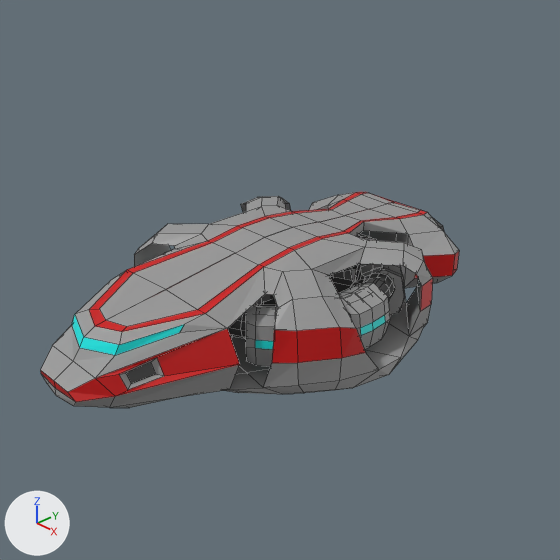
What one commit did to the Blender file models/ships/passenger_transport.blend.
Rendered twice from the file's camera 'Camera'. Lighting does not change. The marker at lower left points along +X, +Y and +Z. Mesh edges are drawn as thin lines.
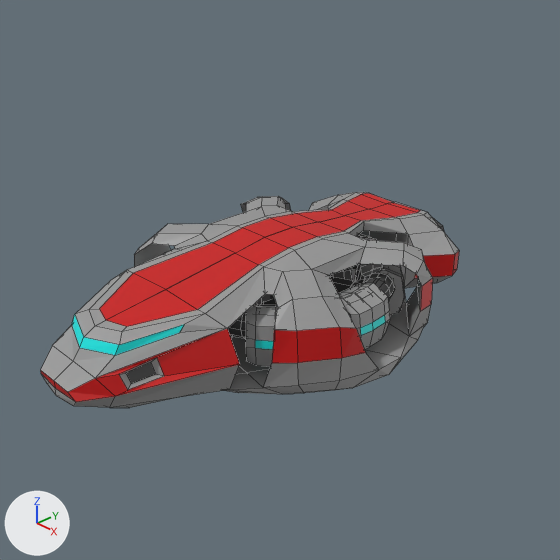
The change, as a list of edits to the scene's bpy script:
```text
Change me_plane:
    where me_plane.from_pydata(...)  # 269 vertices, 233 faces, 1 loose edge; spans x 0.0..1.44, y -2.49..2.07, z -0.68..0.45
    used by ob_plane; location = (0.0, 0.0, 0.0)
    me_plane part 1: all 5 faces centred in x 0.13..0.19, y 0.37..1.7, z 0.31..0.42 switch from mat_base_metal (grey #999999) to mat_base_metal_002 (red #cb0000)
    me_plane part 2: all 3 faces centred in x 0.17..0.2, y -0.96..0.0, z 0.35..0.45 switch from mat_base_metal (grey #999999) to mat_base_metal_002 (red #cb0000)
    me_plane part 3: the 1 face centred in x 0.17, y -1.65, z 0.27 switches from mat_base_metal (grey #999999) to mat_base_metal_002 (red #cb0000)
    me_plane part 4: 11 of the faces centred in x 0.0..0.42, y 0.37..1.76, z 0.3..0.42 switch from mat_base_metal_002 (red #cb0000) to mat_base_metal (grey #999999)
    me_plane part 5: 6 of the faces centred in x 0.0..0.44, y -0.97..0.0, z 0.35..0.45 switch from mat_base_metal_002 (red #cb0000) to mat_base_metal (grey #999999)
    me_plane part 6: 3 of the faces centred in x 0.0..0.38, y -1.98..-1.65, z 0.23..0.27 switch from mat_base_metal_002 (red #cb0000) to mat_base_metal (grey #999999)
```

Where the change shows, as pixel boxes (x1, y1, x2, y2) in the pictures (560 x 560 px):
part 1 of me_plane, recoloured (grey to red)
    both: (271, 193, 420, 237)
part 2 of me_plane, recoloured (grey to red)
    both: (134, 218, 316, 309)
part 3 of me_plane, recoloured (grey to red)
    both: (100, 273, 198, 327)
part 4 of me_plane, recoloured (red to grey)
    both: (267, 192, 427, 239)
part 5 of me_plane, recoloured (red to grey)
    both: (127, 216, 321, 314)
part 6 of me_plane, recoloured (red to grey)
    both: (89, 270, 205, 332)
